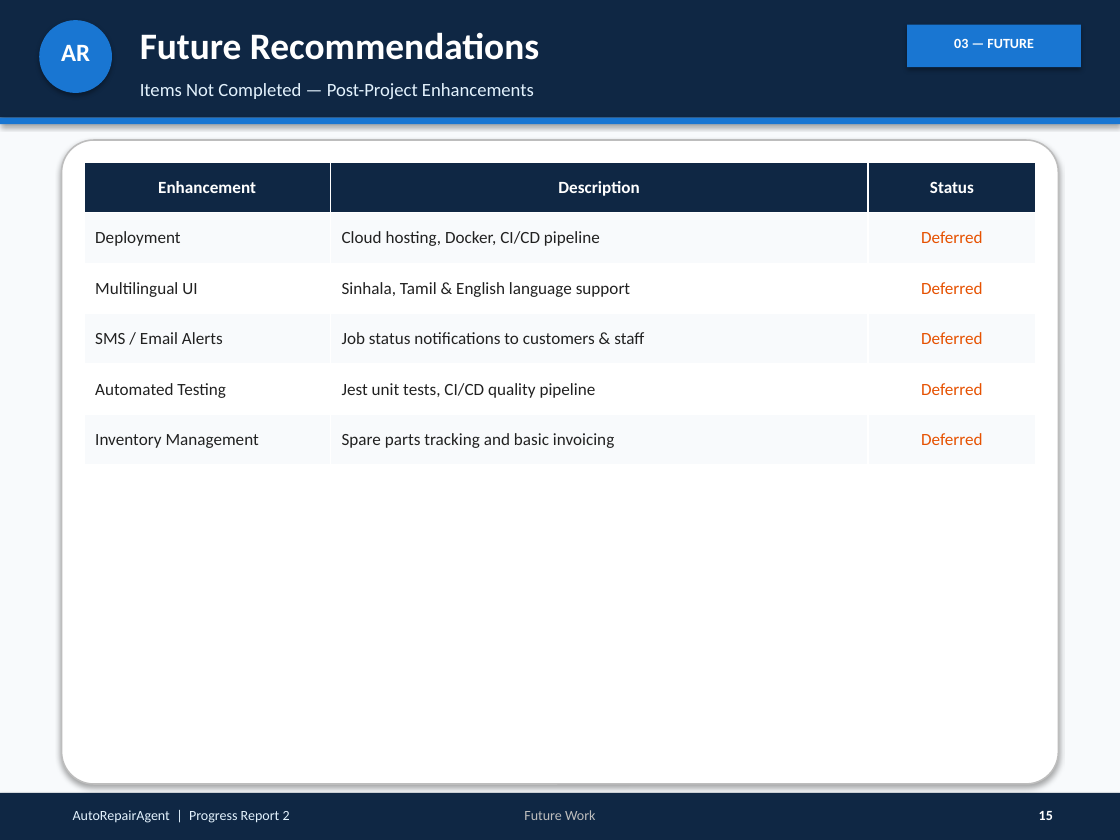
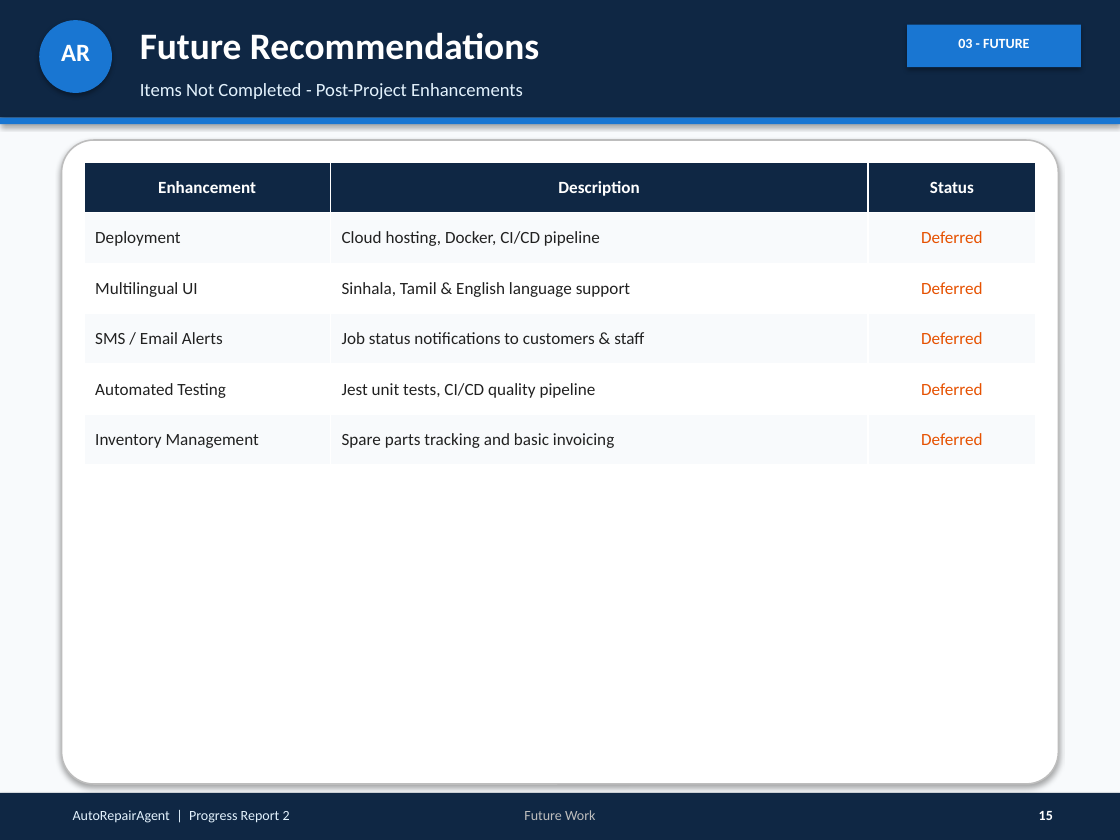
Before and after one commit to anish452/AutoWorkshop, a slide deck: slide 15 of docs/Progress_Report_2_AutoRepairAgent.pptx. Drawn at 1120x840 pixels with LibreOffice and Linux fonts; fonts in the diff are those of the drawing. Boxes give left, top, right and bottom in pixels: in the first picture for what was removed or moved away, otherwise in the second. Text is boxed around its words. In the diff, an @@ line names an element or a change of style, - is before the commit and + after.

```diff
--- a/docs/Progress_Report_2_AutoRepairAgent.pptx
+++ b/docs/Progress_Report_2_AutoRepairAgent.pptx
@@ text at bbox=[958, 39, 1029, 48]: text changed @@
-03 — FUTURE
+03 - FUTURE
@@ text at bbox=[140, 83, 523, 99]: text changed @@
-Items Not Completed — Post-Project Enhancements
+Items Not Completed - Post-Project Enhancements
```
Also in this commit, not shown: 18 other slides changed, 1 slide removed, 15 other files.
